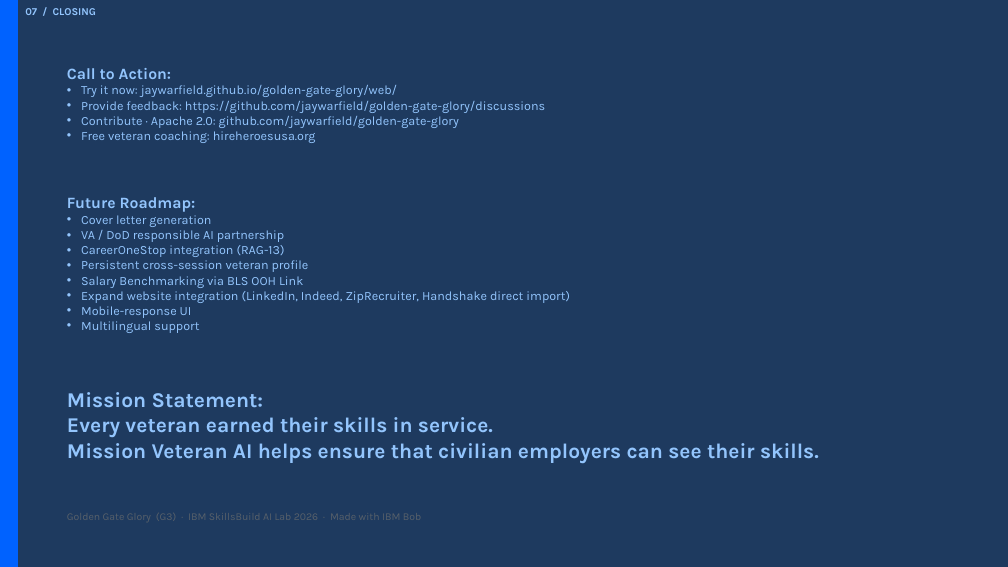
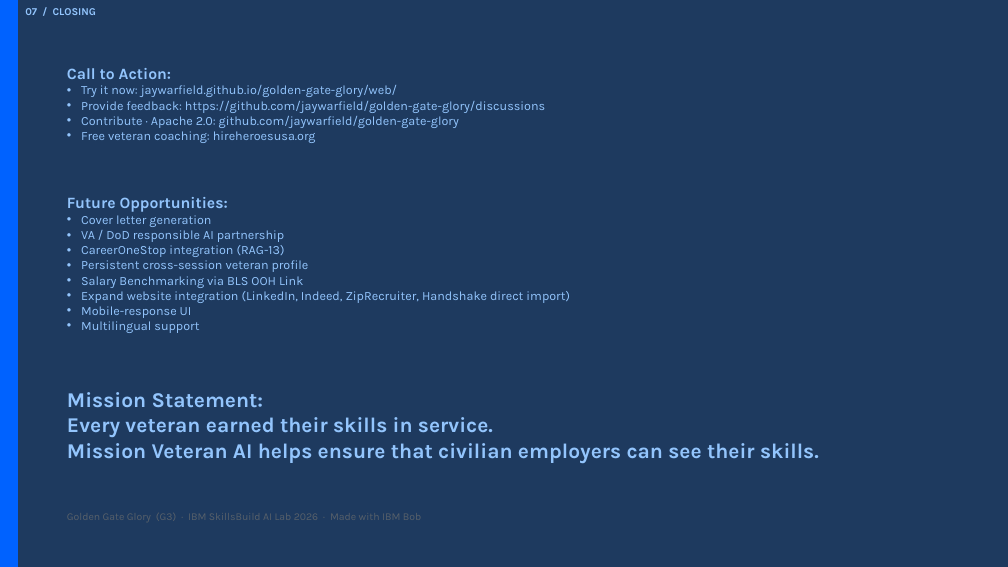
Before and after one commit to jaywarfield/golden-gate-glory, a slide deck: slide 7 of docs/images/source/mission-veteran-ai-final-presentation-textonly.pptx. Drawn at 1008x567 pixels with LibreOffice and Linux fonts; fonts in the diff are those of the drawing. Boxes give left, top, right and bottom in pixels: in the first picture for what was removed or moved away, otherwise in the second. Text is boxed around its words. In the diff, an @@ line names an element or a change of style, - is before the commit and + after.

```diff
--- a/docs/images/source/mission-veteran-ai-final-presentation-textonly.pptx
+++ b/docs/images/source/mission-veteran-ai-final-presentation-textonly.pptx
@@ text at <box>67,197,228,212</box>: text changed @@
-Future Roadmap:
+Future Opportunities:
```
